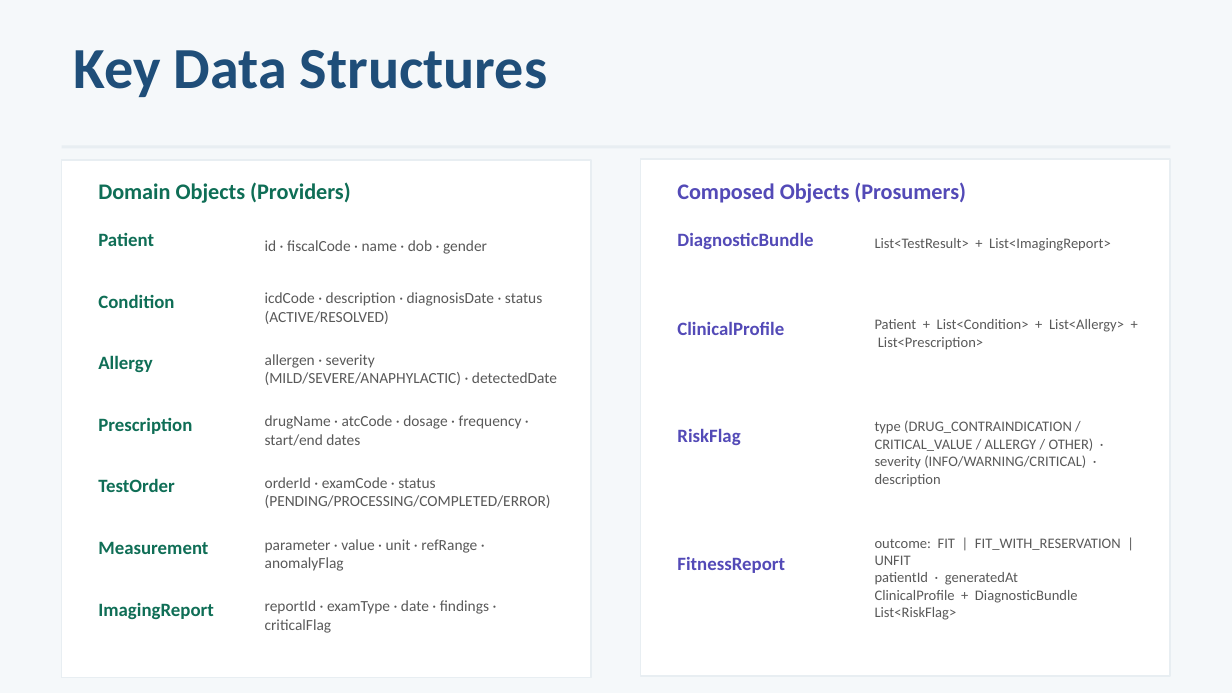
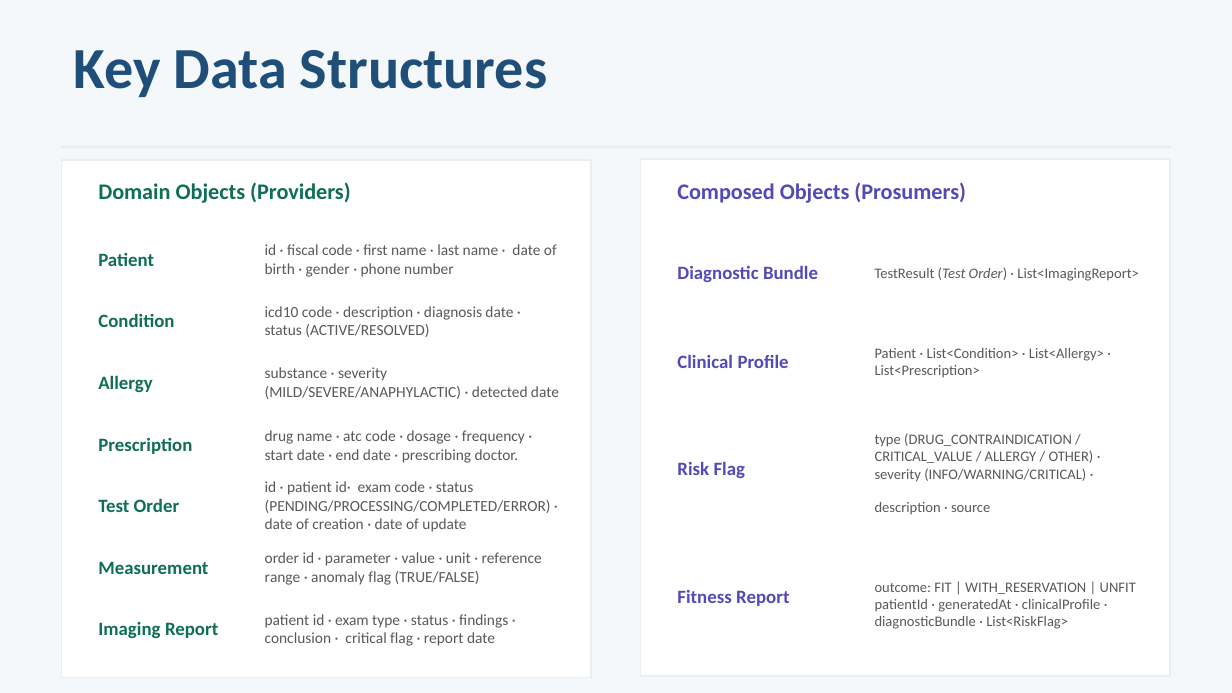
Before and after one commit to ediscota/Healthsoa, a slide deck: slide 10 of docs/HealthSOA_Presentation.pptx. Drawn at 1232x693 pixels with LibreOffice and Linux fonts; fonts in the diff are those of the drawing. Boxes give left, top, right and bottom in pixels: in the first picture for what was removed or moved away, otherwise in the second. Text is boxed around its words. In the diff, an @@ line names an element or a change of style, - is before the commit and + after.

```diff
--- a/docs/HealthSOA_Presentation.pptx
+++ b/docs/HealthSOA_Presentation.pptx
@@ text removed at <box>677,233,813,249</box> @@
-DiagnosticBundle
@@ text at <box>265,244,557,277</box>: text changed @@
-id · fiscalCode · name · dob · gender
+id · fiscal code · first name · last name · date of birth · gender · phone number
@@ text added at <box>677,266,818,282</box>, 11 pt, text #534AB7, bold @@
+Diagnostic Bundle
@@ text at <box>875,267,1138,281</box>: text changed @@
-List<TestResult> + List<ImagingReport>
+TestResult (Test Order) · List<ImagingReport>
@@ text at <box>265,306,513,337</box>: text changed @@
-icdCode · description · diagnosisDate · status (ACTIVE/RESOLVED)
+icd10 code · description · diagnosis date · status (ACTIVE/RESOLVED)
@@ text removed at <box>677,322,784,335</box> @@
-ClinicalProfile
@@ text added at <box>677,355,789,368</box>, 11 pt, text #534AB7, bold @@
+Clinical Profile
@@ text at <box>875,348,1104,378</box>: text changed @@
-Patient + List<Condition> + List<Allergy> + List<Prescription>
+Patient · List<Condition> · List<Allergy> · List<Prescription>
@@ text at <box>265,367,559,399</box>: text changed @@
-allergen · severity (MILD/SEVERE/ANAPHYLACTIC) · detectedDate
+substance · severity (MILD/SEVERE/ANAPHYLACTIC) · detected date
@@ text at <box>265,430,525,463</box>: text changed @@
-drugName · atcCode · dosage · frequency · start/end dates
+drug name · atc code · dosage · frequency · start date · end date · prescribing doctor.
@@ text removed at <box>677,429,740,445</box> @@
-RiskFlag
@@ text at <box>875,433,1094,515</box>: text changed @@
-type (DRUG_CONTRAINDICATION / CRITICAL_VALUE / ALLERGY / OTHER) · severity (INFO/WARNING/CRITICAL) · description
+type (DRUG_CONTRAINDICATION / CRITICAL_VALUE / ALLERGY / OTHER) · severity (INFO/WARNING/CRITICAL) · description · source
@@ text removed at <box>98,478,175,492</box> @@
-TestOrder
@@ text added at <box>677,462,745,478</box>, 11 pt, text #534AB7, bold @@
+Risk Flag
@@ text added at <box>98,498,180,512</box>, 11 pt, text #0F6E56, bold @@
+Test Order
@@ text at <box>265,481,551,532</box>: text changed @@
-orderId · examCode · status (PENDING/PROCESSING/COMPLETED/ERROR)
+id · patient id· exam code · status (PENDING/PROCESSING/COMPLETED/ERROR) · date of creation · date of update
@@ 5 texts: place and size @@
-5 texts at <box>98,233,208,554</box>
+5 texts at <box>98,253,208,574</box>
@@ text at <box>265,552,542,585</box>: text changed @@
-parameter · value · unit · refRange · anomalyFlag
+order id · parameter · value · unit · reference range · anomaly flag (TRUE/FALSE)
@@ text removed at <box>677,557,785,573</box> @@
-FitnessReport
@@ text added at <box>677,590,789,606</box>, 11 pt, text #534AB7, bold @@
+Fitness Report
@@ text at <box>875,582,1136,629</box>: text changed @@
-outcome: FIT | FIT_WITH_RESERVATION | UNFIT
-patientId · generatedAt
-ClinicalProfile + DiagnosticBundle
-List<RiskFlag>
+outcome: FIT | WITH_RESERVATION | UNFIT
+patientId · generatedAt · clinicalProfile · diagnosticBundle · List<RiskFlag>
@@ text removed at <box>98,603,214,619</box> @@
-ImagingReport
@@ text added at <box>98,622,218,638</box>, 11 pt, text #0F6E56, bold @@
+Imaging Report
@@ text removed at <box>265,600,489,633</box> @@
-reportId · examType · date · findings · criticalFlag
@@ text added at <box>265,614,508,646</box>, 9 pt, text #595959 @@
+patient id · exam type · status · findings · conclusion · critical flag · report date
```
Also in this commit, not shown: 14 other slides changed, 8 other files.
